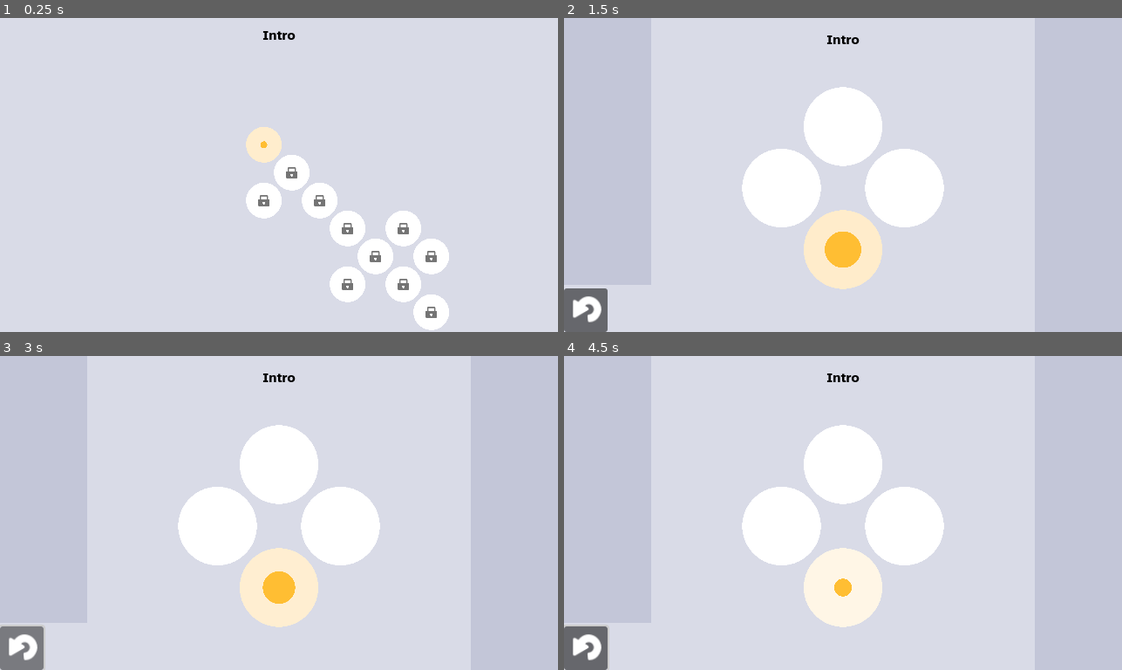
Above: before the commit, frames 1-4 (two rows, left to right).
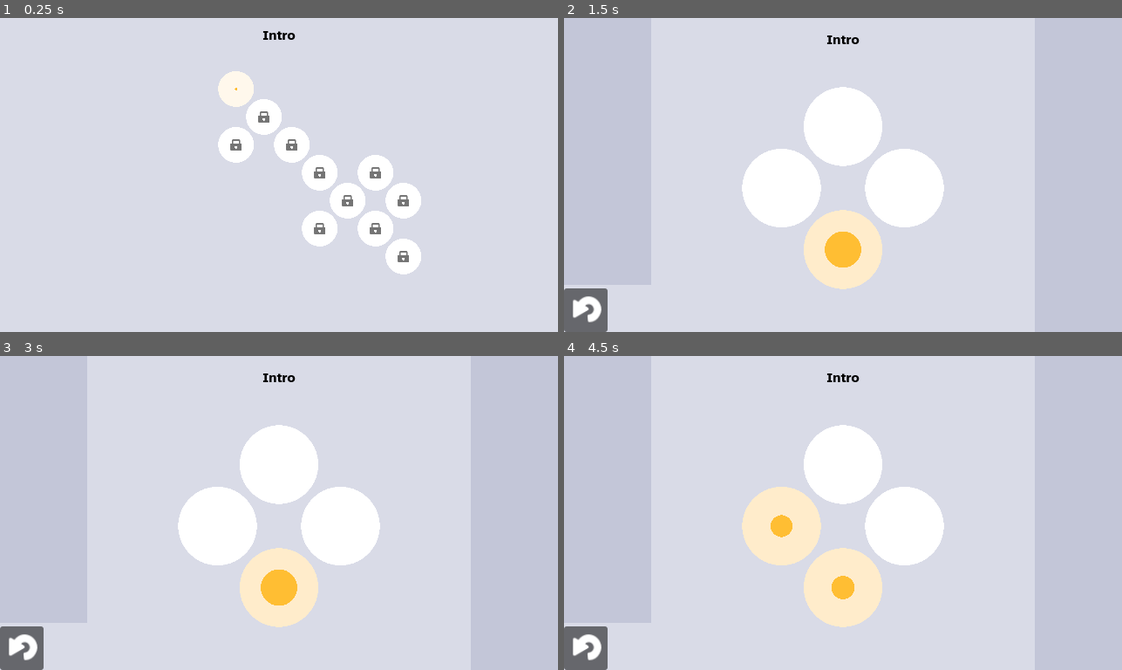
Above: after the commit, the same moments.

Repository: daviddegelder/Holey
Game: Godot game, scene res://main.tscn
The game is run twice, just before and just after one commit, with the same random seed, the same clock (stepped at 60 frames per second) and the same inputs.
Inputs (mouse positions are in pixels of both pictures, inside the frame that each line leads up to):
- Up to frame 1 (0.25 s): no input
- Up to frame 2 (1.5 s): tap Enter (Select) at 0.5, 0.6 s; move the mouse to (965, 159) at 0.52 s; hold Keypad 6 (East) 0.53-1.25 s; click (965, 159) at 0.67 s; drag from (731, 190) to (815, 237) at 1.27 s
- Up to frame 3 (3 s): tap Space at 2 s; move the mouse to (334, 443) at 2.02 s; hold Keypad 6 (East) 2.03-2.75 s; tap Enter (Select) at 2.1 s; click (22, 648) at 2.75 s
- Up to frame 4 (4.5 s): tap Enter (Select) at 3.5, 4.35 s; drag from (815, 575) to (675, 465) at 3.52 s; move the mouse to (1010, 560) at 4.27 s; hold Keypad 7 (NorthWest) from 4.28 s (still down)

The runs differ from the first frame. In frame 1, 10% of the frame differs, in the area x 39-81%, y 16-100%; in frame 2, less than 0.1%; in frame 3, 0.2%; in frame 4, 5.5%.

Commit message:
Add scene transitions

Diff:
--- a/main.gd
+++ b/main.gd
@@ -2,6 +2,7 @@
 
 @onready var puzzle_ui_layer: CanvasLayer = $Puzzle
 @onready var level_select_layer: CanvasLayer = $LevelSelect
+@onready var transition_animation = $Transition/AnimationPlayer
 
 @onready var puzzle_ui: Control = $Puzzle/PuzzleUI
 
@@ -13,14 +14,23 @@
 
 func activate_layer(layer: CanvasLayer):
 	if active_layer:
+		transition_animation.play("SceneOut")
+		await transition_animation.animation_finished
 		deactivate_layer(active_layer)
 	layer.show()
+	transition_animation.play("SceneIn")
+	layer.process_mode = Node.PROCESS_MODE_INHERIT
+	await get_tree().process_frame
+	await get_tree().process_frame
+	layer.process_mode = Node.PROCESS_MODE_DISABLED
+	await transition_animation.animation_finished
 	layer.process_mode = Node.PROCESS_MODE_INHERIT
 	active_layer = layer
 
 func deactivate_layer(layer: CanvasLayer):
 	layer.hide()
 	layer.process_mode = Node.PROCESS_MODE_DISABLED
+
 
 func _on_puzzle_ui_puzzle_complete(puzzle):
 	activate_layer(level_select_layer)
--- a/main.tscn
+++ b/main.tscn
@@ -1,8 +1,76 @@
-[gd_scene load_steps=4 format=3 uid="uid://c0kxm7ceurpv3"]
+[gd_scene load_steps=8 format=3 uid="uid://c0kxm7ceurpv3"]
 
 [ext_resource type="PackedScene" uid="uid://6kyh0plkcy8e" path="res://UI/ui.tscn" id="1_0xm2m"]
 [ext_resource type="Script" uid="uid://bthmtsoy1lrrr" path="res://main.gd" id="1_h2yge"]
 [ext_resource type="PackedScene" uid="uid://crpaljc720oiq" path="res://UI/level_select.tscn" id="2_h2yge"]
+
+[sub_resource type="Animation" id="Animation_h2yge"]
+resource_name = "SceneOut"
+length = 0.2
+step = 0.1
+tracks/0/type = "value"
+tracks/0/imported = false
+tracks/0/enabled = true
+tracks/0/path = NodePath("ColorRect:modulate")
+tracks/0/interp = 1
+tracks/0/loop_wrap = true
+tracks/0/keys = {
+"times": PackedFloat32Array(0, 0.2),
+"transitions": PackedFloat32Array(1, 1),
+"update": 0,
+"values": [Color(1, 1, 1, 0), Color(1, 1, 1, 1)]
+}
+
+[sub_resource type="Animation" id="Animation_1bvp3"]
+length = 0.001
+tracks/0/type = "value"
+tracks/0/imported = false
+tracks/0/enabled = true
+tracks/0/path = NodePath("ColorRect:color")
+tracks/0/interp = 1
+tracks/0/loop_wrap = true
+tracks/0/keys = {
+"times": PackedFloat32Array(0),
+"transitions": PackedFloat32Array(1),
+"update": 0,
+"values": [Color(1, 0.745098, 0.2, 1)]
+}
+tracks/1/type = "value"
+tracks/1/imported = false
+tracks/1/enabled = true
+tracks/1/path = NodePath("ColorRect:modulate")
+tracks/1/interp = 1
+tracks/1/loop_wrap = true
+tracks/1/keys = {
+"times": PackedFloat32Array(0),
+"transitions": PackedFloat32Array(1),
+"update": 0,
+"values": [Color(1, 1, 1, 0)]
+}
+
+[sub_resource type="Animation" id="Animation_lquwl"]
+resource_name = "SceneIn"
+length = 0.2
+step = 0.1
+tracks/0/type = "value"
+tracks/0/imported = false
+tracks/0/enabled = true
+tracks/0/path = NodePath("ColorRect:modulate")
+tracks/0/interp = 1
+tracks/0/loop_wrap = true
+tracks/0/keys = {
+"times": PackedFloat32Array(0, 0.2),
+"transitions": PackedFloat32Array(1, 1),
+"update": 0,
+"values": [Color(1, 1, 1, 1), Color(1, 1, 1, 0)]
+}
+
+[sub_resource type="AnimationLibrary" id="AnimationLibrary_7mycd"]
+_data = {
+&"RESET": SubResource("Animation_1bvp3"),
+&"SceneIn": SubResource("Animation_lquwl"),
+&"SceneOut": SubResource("Animation_h2yge")
+}
 
 [node name="Main" type="Node"]
 script = ExtResource("1_h2yge")
@@ -17,6 +85,22 @@
 
 [node name="LevelSelect2" parent="LevelSelect" instance=ExtResource("2_h2yge")]
 
+[node name="Transition" type="CanvasLayer" parent="."]
+
+[node name="AnimationPlayer" type="AnimationPlayer" parent="Transition"]
+libraries = {
+&"": SubResource("AnimationLibrary_7mycd")
+}
+
+[node name="ColorRect" type="ColorRect" parent="Transition"]
+modulate = Color(1, 1, 1, 0)
+anchors_preset = 15
+anchor_right = 1.0
+anchor_bottom = 1.0
+grow_horizontal = 2
+grow_vertical = 2
+color = Color(1, 0.745098, 0.2, 1)
+
 [connection signal="puzzle_complete" from="Puzzle/PuzzleUI" to="." method="_on_puzzle_ui_puzzle_complete"]
 [connection signal="puzzle_complete" from="Puzzle/PuzzleUI" to="LevelSelect/LevelSelect2" method="level_completed"]
 [connection signal="level_selected" from="LevelSelect/LevelSelect2" to="." method="_on_level_select_level_selected"]
